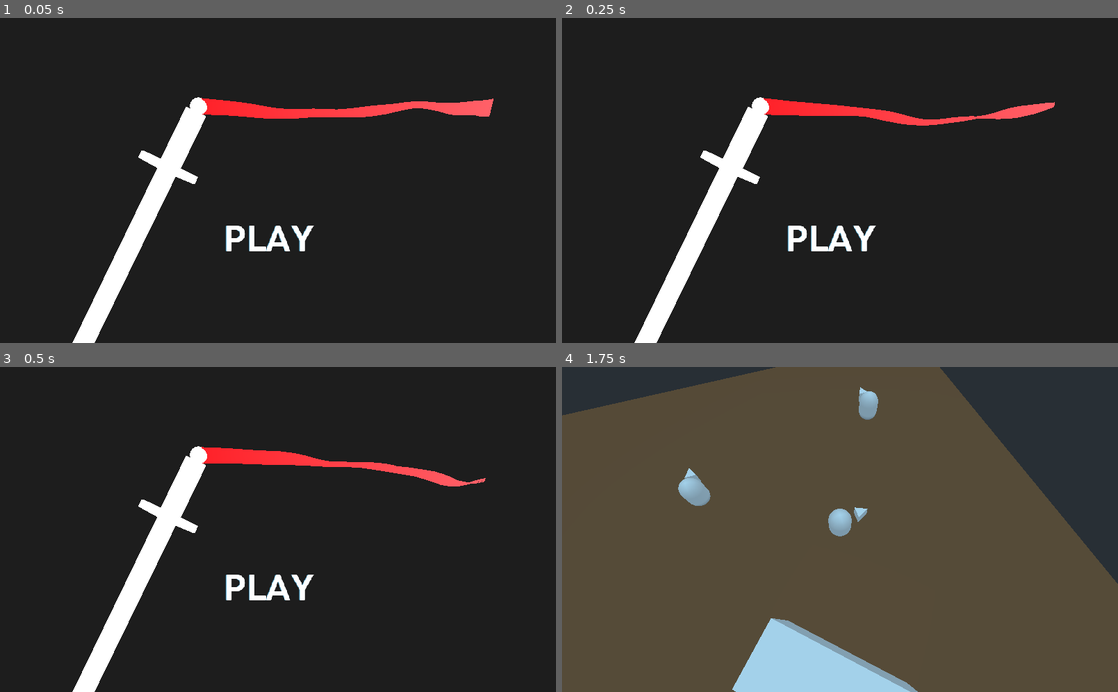
Above: before the commit, frames 1-4 (two rows, left to right).
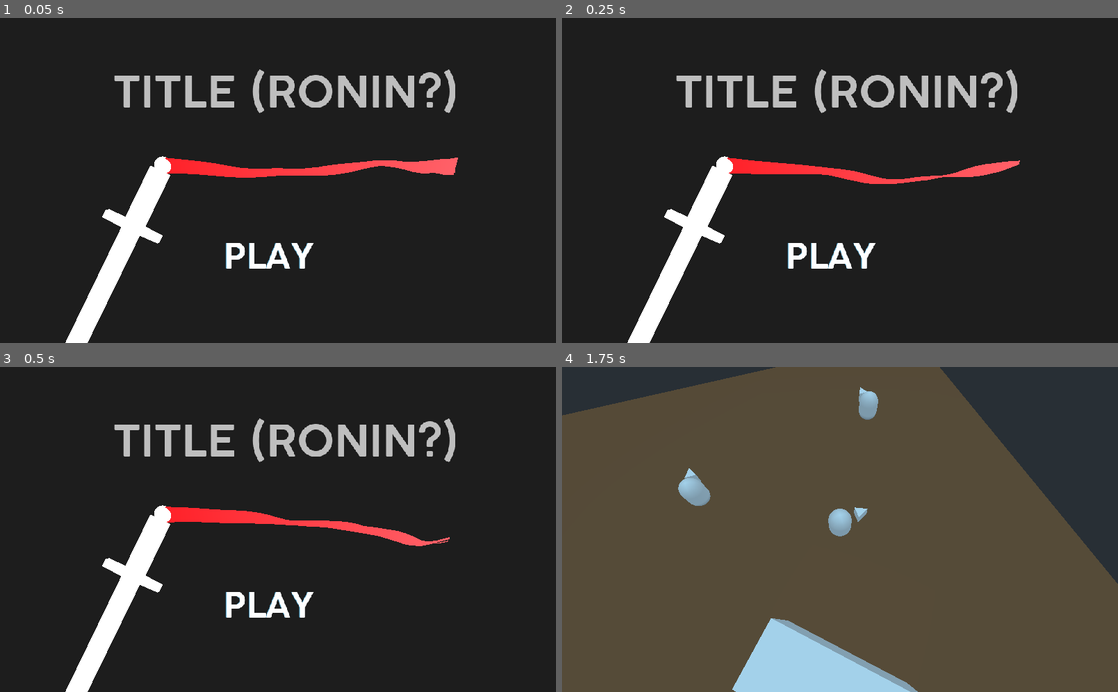
Above: after the commit, the same moments.

Repository: dannytaylor/ld47
Game: Godot game, scene res://scenes/startscreen.tscn
Two runs of this game, one before a commit and one after it. Both use one fixed random seed, a clock stepped at 60 frames per second and the inputs below. This scene is started directly instead of the project's main scene.
Inputs (mouse positions are in pixels of both pictures, inside the frame that each line leads up to):
- Up to frame 1 (0.05 s): no input
- Up to frame 2 (0.25 s): no input
- Up to frame 3 (0.5 s): no input
- Up to frame 4 (1.75 s): click "PLAY" at 0.5 s; tap Enter at 1.25 s; move the mouse to (962, 513) at 1.27 s; hold D (player_move_right) from 1.28 s (still down); hold Space (player_slash) from 1.28 s (still down)

The runs differ from the first frame. In frame 1, 9.3% of the frame differs, in the area x 11-89%, y 15-100%; in frame 2, 8.8%; in frame 3, 8.9%; in frame 4, nothing differs.

Commit message:
placeholder title screen

Diff:
--- a/project/scenes/startscreen.tscn
+++ b/project/scenes/startscreen.tscn
@@ -1,8 +1,9 @@
-[gd_scene load_steps=14 format=2]
+[gd_scene load_steps=16 format=2]
 
 [ext_resource path="res://meshes/startsword.dae" type="PackedScene" id=1]
 [ext_resource path="res://img/playfont.tres" type="DynamicFont" id=2]
 [ext_resource path="res://scenes/startscreen.gd" type="Script" id=3]
+[ext_resource path="res://img/Cocogoose Pro Semilight-trial.ttf" type="DynamicFontData" id=4]
 
 [sub_resource type="Environment" id=1]
 background_mode = 1
@@ -11,15 +12,20 @@
 ambient_light_energy = 0.0
 ssao_enabled = true
 
-[sub_resource type="StyleBoxEmpty" id=9]
+[sub_resource type="StyleBoxEmpty" id=2]
 
-[sub_resource type="StyleBoxEmpty" id=10]
+[sub_resource type="StyleBoxEmpty" id=3]
 
-[sub_resource type="StyleBoxEmpty" id=11]
+[sub_resource type="StyleBoxEmpty" id=4]
 
-[sub_resource type="StyleBoxEmpty" id=12]
+[sub_resource type="StyleBoxEmpty" id=5]
 
-[sub_resource type="Shader" id=2]
+[sub_resource type="DynamicFont" id=11]
+size = 80
+use_mipmaps = true
+font_data = ExtResource( 4 )
+
+[sub_resource type="Shader" id=6]
 code = "// https://www.gdquest.com/tutorial/godot/shaders/flag-shader-3d/
 shader_type spatial;
 render_mode unshaded;
@@ -81,7 +87,7 @@
 environment = SubResource( 1 )
 
 [node name="Camera" type="Camera" parent="."]
-transform = Transform( 1, 0, 0, 0, 1, 0, 0, 0, 1, 0, 2.10877, 9.81965 )
+transform = Transform( 1, 0, 0, 0, 1, 0, 0, 0, 1, 0.309377, 3.12804, 9.81965 )
 fov = 35.0
 
 [node name="UI" type="Control" parent="."]
@@ -99,17 +105,17 @@
 
 [node name="play_button" type="Button" parent="UI"]
 margin_left = -81.0
-margin_top = 103.0
+margin_top = 135.0
 margin_right = 89.0
-margin_bottom = 167.0
-custom_styles/hover = SubResource( 9 )
-custom_styles/pressed = SubResource( 10 )
-custom_styles/focus = SubResource( 11 )
-custom_styles/normal = SubResource( 12 )
+margin_bottom = 199.0
+custom_styles/hover = SubResource( 2 )
+custom_styles/pressed = SubResource( 3 )
+custom_styles/focus = SubResource( 4 )
+custom_styles/normal = SubResource( 5 )
 custom_fonts/font = ExtResource( 2 )
 custom_colors/font_color = Color( 1, 1, 1, 1 )
-custom_colors/font_color_hover = Color( 1, 1, 1, 0.584314 )
-custom_colors/font_color_pressed = Color( 0.584314, 0.823529, 1, 0.607843 )
+custom_colors/font_color_hover = Color( 0.847059, 0.941176, 1, 0.584314 )
+custom_colors/font_color_pressed = Color( 1, 1, 1, 0.607843 )
 text = "PLAY"
 __meta__ = {
 "_edit_use_anchors_": false
@@ -124,6 +130,7 @@
 custom_colors/font_color = Color( 0.305882, 0.772549, 1, 0.647059 )
 text = "PLAY"
 __meta__ = {
+"_edit_lock_": true,
 "_edit_use_anchors_": false
 }
 
@@ -133,13 +140,27 @@
 custom_fonts/font = ExtResource( 2 )
 custom_colors/font_color = Color( 0.305882, 0.772549, 1, 0.309804 )
 text = "PLAY"
+__meta__ = {
+"_edit_lock_": true,
+"_edit_use_anchors_": false
+}
+
+[node name="Label" type="Label" parent="UI"]
+margin_left = -284.0
+margin_top = -175.0
+margin_right = 353.0
+margin_bottom = -95.0
+custom_fonts/font = SubResource( 11 )
+custom_colors/font_color = Color( 0.745098, 0.745098, 0.745098, 1 )
+text = "TITLE (RONIN?)"
+align = 1
 
 [node name="startsword" parent="." instance=ExtResource( 1 )]
-transform = Transform( 0.899344, 0.437241, 0, -0.437241, 0.899344, 0, 0, 0, 1, -4.50901, -3.06997, 0.817822 )
+transform = Transform( 0.899344, 0.437241, 0, -0.437241, 0.899344, 0, 0, 0, 1, -4.81768, -3.06997, 0.817822 )
 
 [node name="cloth" type="MeshInstance" parent="startsword"]
 transform = Transform( 0.912458, 0.203846, 0.354777, 0.408698, -0.412457, -0.814153, -0.0196314, 0.887877, -0.459661, 2.32921, 8.22246, 0.0683081 )
-mesh = SubResource( 5 )
+mesh = SubResource( 10 )
 material/0 = null
 [connection signal="mouse_entered" from="UI/play_button" to="." method="_on_play_button_mouse_entered"]
 [connection signal="pressed" from="UI/play_button" to="." method="_on_play_button_pressed"]
Not shown: 1 places in project/scenes/startscreen.tscn that only renumber resources
